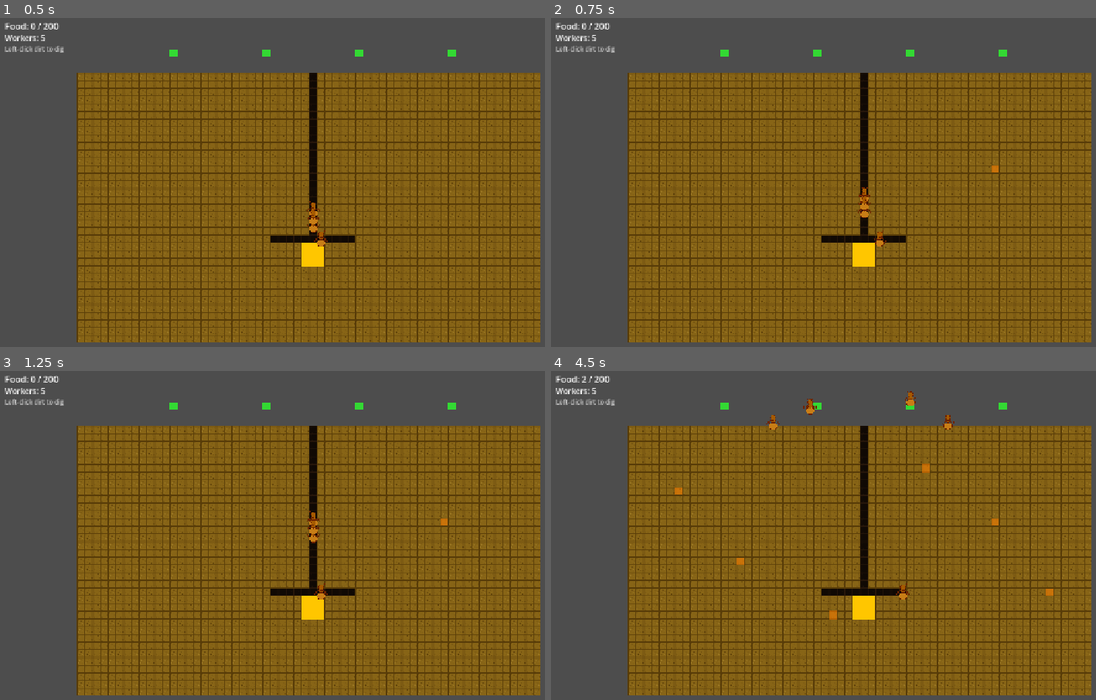
Above: before the commit, frames 1-4 (two rows, left to right).
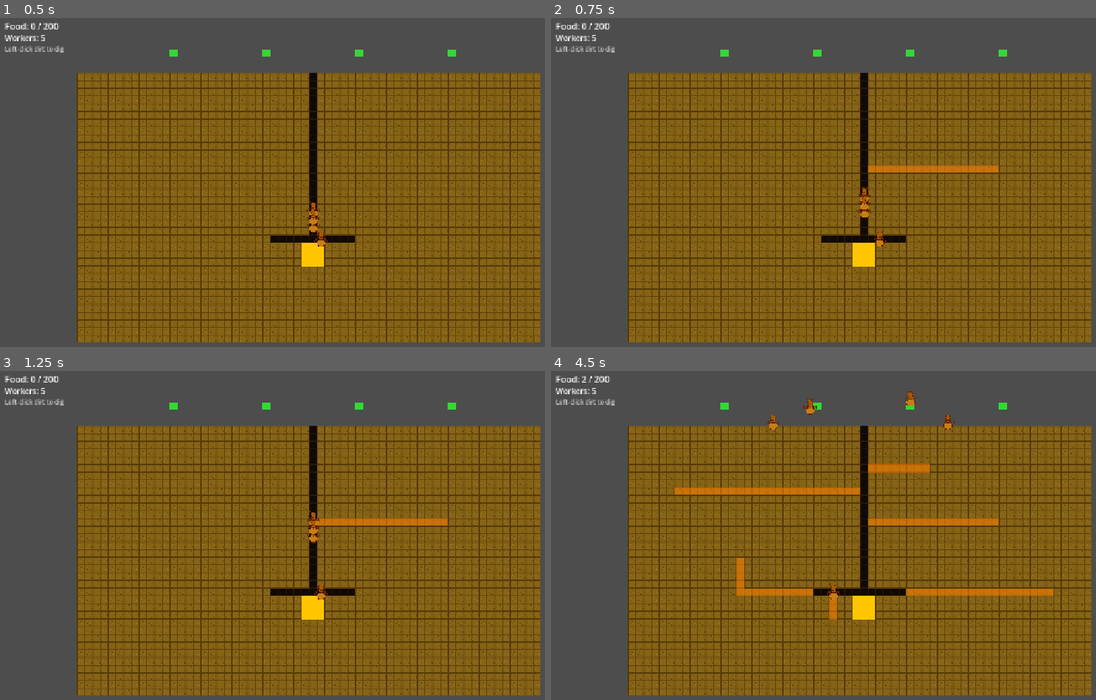
Above: after the commit, the same moments.

Repository: SnazzyTrack9218/ant-colony-wars
Game: Godot game, scene res://scenes/main/main.tscn
Same seed, same stepped clock (60 frames per second), same inputs: the game is played once before the commit and once after it.
Inputs (mouse positions are in pixels of both pictures, inside the frame that each line leads up to):
- Up to frame 1 (0.5 s): no input
- Up to frame 2 (0.75 s): tap Enter (ui_accept) at 0.5 s; move the mouse to (997, 172) at 0.52 s; hold H from 0.53 s (still down); click (997, 172) at 0.67 s
- Up to frame 3 (1.25 s): keep holding H; tap Enter (ui_accept) at 0.77 s
- Up to frame 4 (4.5 s): move the mouse to (736, 558) at 1.27 s; release H at 1.28 s; tap M at 1.35 s; click (736, 558) at 1.42 s; tap Enter (ui_accept) at 1.52, 3.02, 3.77 s; move the mouse to (921, 466) at 2.02 s; hold Space 2.03-2.78 s; click (921, 466) at 2.17 s; move the mouse to (828, 611) at 2.77 s; tap H at 2.85 s; click (828, 611) at 2.92 s; move the mouse to (1046, 594) at 3.52 s; hold M 3.53-4.28 s; click (1046, 594) at 3.67 s; move the mouse to (676, 489) at 4.27 s; tap Space at 4.35 s; click (676, 489) at 4.42 s

Frame 1 is identical in both runs. In frame 2, 0.5% of the frame differs, in the area x 58-81%, y 44-47%; in frame 3, 0.5%; in frame 4, 2.6%, in the area x 24-91%, y 28-73%.

Commit message:
Auto-path digging + stop gathering when food is maxed
Click any dirt tile and ants automatically dig a tunnel from the
existing network to that point (BFS queues all intermediate tiles).
Workers skip GATHER jobs when colony food is at max so they turn
their attention to dig work instead.

Co-Authored-By: Claude Sonnet 4.6 <noreply@anthropic.com>

Diff:
--- a/scripts/ants/worker_ant.gd
+++ b/scripts/ants/worker_ant.gd
@@ -87,12 +87,18 @@
 	if not is_instance_valid(_tile_map):
 		return
 	var job = GameManager.job_queue.claim_best_job(
-			_tile_pos, self, WORKER_JOB_TYPES)
+			_tile_pos, self, _valid_job_types())
 	if job != null:
 		_current_job = job
 		_start_moving_to_job()
 	else:
 		_start_wander()
+
+
+func _valid_job_types() -> Array:
+	if GameManager.colony.food >= GameManager.colony.max_food:
+		return [JobQueue.TYPE_DIG]
+	return WORKER_JOB_TYPES
 
 
 func _start_moving_to_job() -> void:
--- a/scripts/main.gd
+++ b/scripts/main.gd
@@ -163,24 +163,69 @@
 func _unhandled_input(event: InputEvent) -> void:
 	if event is InputEventMouseButton and event.button_index == MOUSE_BUTTON_LEFT and event.pressed:
 		var tile_pos := _tile_map.local_to_map(_tile_map.to_local(get_global_mouse_position()))
-		_try_place_dig_marker(tile_pos)
-
-
-func _try_place_dig_marker(tile_pos: Vector2i) -> void:
-	# Bounds check.
-	if tile_pos.x < 0 or tile_pos.x >= _world_w or tile_pos.y < 0 or tile_pos.y >= _world_h:
-		return
-	# Only place on dirt tiles.
-	if _tile_map.get_cell_source_id(tile_pos) != _sid["dirt"]:
-		return
-	# Protected tiles (queen chamber) cannot be dug.
-	if tile_pos in _protected:
-		return
-	# Duplicate marker guard.
-	if tile_pos in _dig_marker_nodes:
-		return
-	_add_dig_marker(tile_pos)
-	GameManager.job_queue.add_job(JobQueue.TYPE_DIG, tile_pos)
+		_try_place_dig_target(tile_pos)
+
+
+func _try_place_dig_target(target: Vector2i) -> void:
+	if target.x < 0 or target.x >= _world_w or target.y < 0 or target.y >= _world_h:
+		return
+	if _tile_map.get_cell_source_id(target) != _sid["dirt"]:
+		return
+	if target in _protected:
+		return
+	if target in _dig_marker_nodes:
+		return
+	var path := _find_dig_path(target)
+	for p in path:
+		if p in _dig_marker_nodes:
+			continue
+		_add_dig_marker(p)
+		GameManager.job_queue.add_job(JobQueue.TYPE_DIG, p)
+
+
+func _find_dig_path(target: Vector2i) -> Array:
+	# Multi-source BFS starting from all existing tunnel tiles, expanding only
+	# through dirt, until the target is reached. Returns the dirt tiles in
+	# dig order (nearest to tunnel first).
+	var queue: Array = []
+	var came_from: Dictionary = {}
+
+	for y in range(_surface_row, _world_h):
+		for x in range(_world_w):
+			var pos := Vector2i(x, y)
+			var src := _tile_map.get_cell_source_id(pos)
+			if src == _sid["tunnel"] or src == _sid["queen"]:
+				came_from[pos] = null
+				queue.append(pos)
+
+	var found := false
+	var dirs := [Vector2i(1, 0), Vector2i(-1, 0), Vector2i(0, 1), Vector2i(0, -1)]
+	while not queue.is_empty():
+		var current: Vector2i = queue.pop_front()
+		if current == target:
+			found = true
+			break
+		for dir in dirs:
+			var nb: Vector2i = current + dir
+			if nb in came_from:
+				continue
+			if nb.x < 0 or nb.x >= _world_w or nb.y < 0 or nb.y >= _world_h:
+				continue
+			if nb in _protected:
+				continue
+			if _tile_map.get_cell_source_id(nb) == _sid["dirt"]:
+				came_from[nb] = current
+				queue.append(nb)
+
+	if not found:
+		return []
+
+	var path: Array = []
+	var node: Vector2i = target
+	while came_from[node] != null:
+		path.push_front(node)
+		node = came_from[node]
+	return path
 
 
 func _add_dig_marker(tile_pos: Vector2i) -> void:
Not shown, changed: docs/TODO.md
